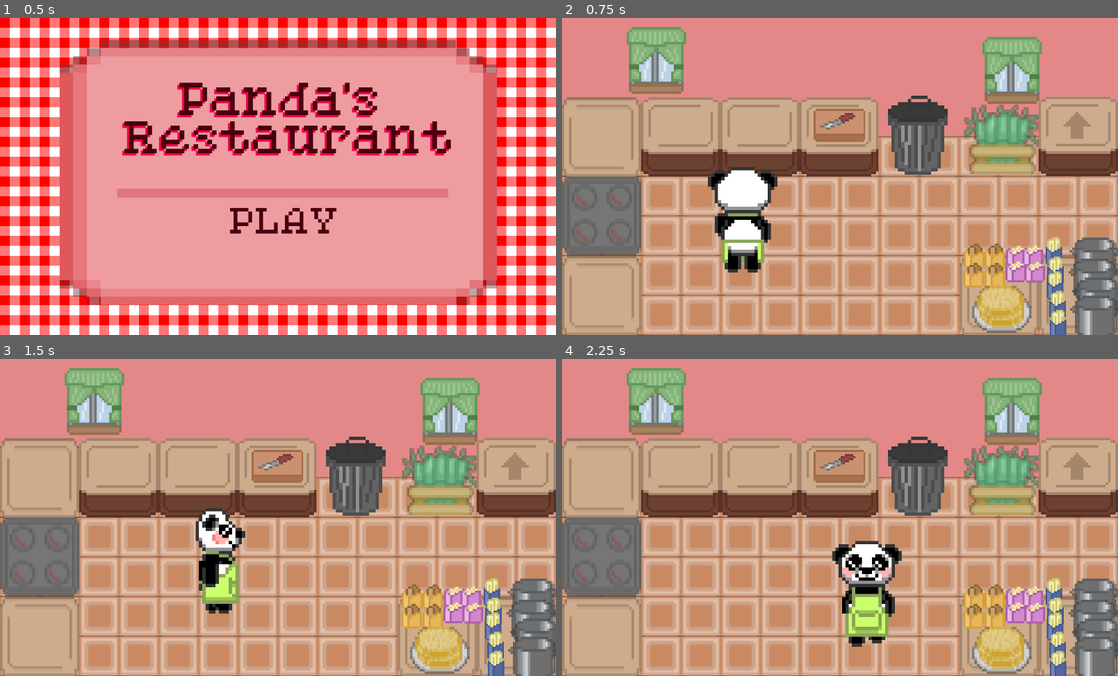
Above: before the commit, frames 1-4 (two rows, left to right).
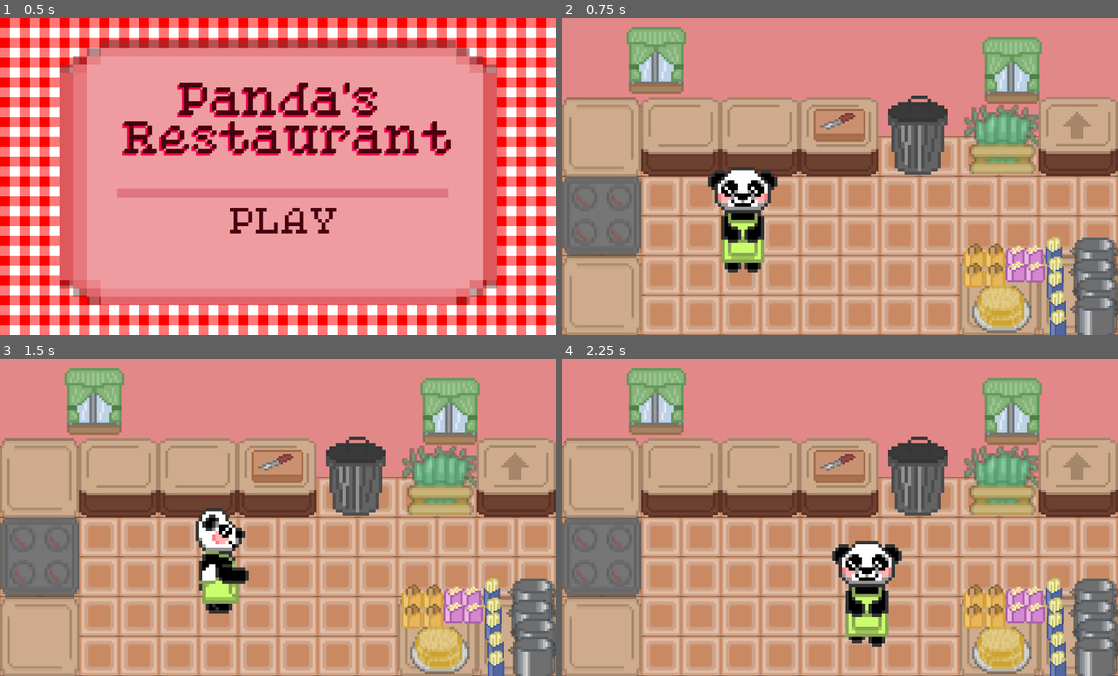
Above: after the commit, the same moments.

Repository: Paulina0612/Pandas_Restaurant
Game: Godot game, scene res://Scenes/Menu.tscn
The game is run twice, just before and just after one commit, with the same random seed, the same clock (stepped at 60 frames per second) and the same inputs.
Inputs:
- Up to frame 1 (0.5 s): no input
- Up to frame 2 (0.75 s): click "PLAY" at 0.5 s
- Up to frame 3 (1.5 s): tap Enter at 1.25 s; hold Right (ui_right) from 1.28 s (still down)
- Up to frame 4 (2.25 s): release Right (ui_right) at 2.03 s; hold Down (ui_down) from 2.03 s (still down)

Frame 1 is identical in both runs. In frame 2, 1.5% of the frame differs, in the area x 27-38%, y 51-78%; in frame 3, 0.5%; in frame 4, 0.6%.

Commit message:
Standing animations added.

Diff:
--- a/Scenes/Player.tscn
+++ b/Scenes/Player.tscn
@@ -1,17 +1,25 @@
-[gd_scene load_steps=22 format=3 uid="uid://3wxictvrov2"]
+[gd_scene load_steps=30 format=3 uid="uid://3wxictvrov2"]
 
 [ext_resource type="Script" uid="uid://c1u7st8em41o3" path="res://Scenes/player.gd" id="1_1iu4k"]
 [ext_resource type="Texture2D" uid="uid://cekmidtrddh6b" path="res://Assets/player/left/walking_1.png" id="1_bhhdu"]
 [ext_resource type="Texture2D" uid="uid://bjawixxtq1e7r" path="res://Assets/player/front/walking_1.png" id="1_kyqiw"]
 [ext_resource type="Texture2D" uid="uid://in53255u5741" path="res://Assets/player/front/walking_2.png" id="2_gntrk"]
 [ext_resource type="Texture2D" uid="uid://bc8uvlyv23m2y" path="res://Assets/player/back/walk_1.png" id="4_megsn"]
+[ext_resource type="Texture2D" uid="uid://ddakq2fwdv3hl" path="res://Assets/player/front/standing.png" id="4_u7x0b"]
+[ext_resource type="Texture2D" uid="uid://bgq364oen4kmi" path="res://Assets/player/front/standing_carrying.png" id="5_utwlt"]
 [ext_resource type="Texture2D" uid="uid://0b0xf73gybau" path="res://Assets/player/back/walk_2.png" id="5_yoq75"]
+[ext_resource type="Texture2D" uid="uid://b17nv0juj0gik" path="res://Assets/player/left/standing.png" id="6_kih0c"]
 [ext_resource type="Texture2D" uid="uid://duc8n76p1ou4" path="res://Assets/player/right/walking_1.png" id="6_ksbbd"]
 [ext_resource type="Texture2D" uid="uid://1ir6jauanrt1" path="res://Assets/player/right/walking_2.png" id="7_glx4g"]
+[ext_resource type="Texture2D" uid="uid://dy8thaow847ry" path="res://Assets/player/left/standing_carrying.png" id="7_lyrkg"]
+[ext_resource type="Texture2D" uid="uid://k0mv2nho83aq" path="res://Assets/player/right/standing.png" id="8_c43xd"]
 [ext_resource type="Texture2D" uid="uid://cmewhhwyi6o4y" path="res://Assets/player/left/walking_2.png" id="8_miouo"]
+[ext_resource type="Texture2D" uid="uid://cpog8bl28s1xo" path="res://Assets/player/right/standing_carrying.png" id="9_avx33"]
 [ext_resource type="Texture2D" uid="uid://ciol1nf43bpu4" path="res://Assets/player/front/walking_carrying_1.png" id="9_glx4g"]
 [ext_resource type="Texture2D" uid="uid://b61ny0effmh1t" path="res://Assets/player/front/walking_carrying_2.png" id="10_miouo"]
+[ext_resource type="Texture2D" uid="uid://8hvl8dmkvukx" path="res://Assets/player/back/standing.png" id="10_rxg2u"]
 [ext_resource type="Texture2D" uid="uid://cf5u5ejhvnoh4" path="res://Assets/player/back/walk_carrying_1.png" id="11_o3h8g"]
+[ext_resource type="Texture2D" uid="uid://dpdlpqb4gn0yk" path="res://Assets/player/back/standing_carrying.png" id="11_xixlo"]
 [ext_resource type="Texture2D" uid="uid://c0hhwn50jm6tm" path="res://Assets/player/back/walk_carrying_2.png" id="12_1e7my"]
 [ext_resource type="Texture2D" uid="uid://bdxm2chqulrls" path="res://Assets/player/right/walking_carrying_1.png" id="13_o3h8g"]
 [ext_resource type="Texture2D" uid="uid://bvmrj3ikwtcms" path="res://Assets/player/right/walking_carrying_2.png" id="14_1e7my"]
@@ -35,6 +43,70 @@
 }, {
 "frames": [{
 "duration": 1.0,
+"texture": ExtResource("4_u7x0b")
+}],
+"loop": true,
+"name": &"standing_down",
+"speed": 5.0
+}, {
+"frames": [{
+"duration": 1.0,
+"texture": ExtResource("5_utwlt")
+}],
+"loop": true,
+"name": &"standing_down_carrying",
+"speed": 5.0
+}, {
+"frames": [{
+"duration": 1.0,
+"texture": ExtResource("6_kih0c")
+}],
+"loop": true,
+"name": &"standing_left",
+"speed": 5.0
+}, {
+"frames": [{
+"duration": 1.0,
+"texture": ExtResource("7_lyrkg")
+}],
+"loop": true,
+"name": &"standing_left_carrying",
+"speed": 5.0
+}, {
+"frames": [{
+"duration": 1.0,
+"texture": ExtResource("8_c43xd")
+}],
+"loop": true,
+"name": &"standing_right",
+"speed": 5.0
+}, {
+"frames": [{
+"duration": 1.0,
+"texture": ExtResource("9_avx33")
+}],
+"loop": true,
+"name": &"standing_right_carrying",
+"speed": 5.0
+}, {
+"frames": [{
+"duration": 1.0,
+"texture": ExtResource("10_rxg2u")
+}],
+"loop": true,
+"name": &"standing_up",
+"speed": 5.0
+}, {
+"frames": [{
+"duration": 1.0,
+"texture": ExtResource("11_xixlo")
+}],
+"loop": true,
+"name": &"standing_up_carrying",
+"speed": 5.0
+}, {
+"frames": [{
+"duration": 1.0,
 "texture": ExtResource("1_kyqiw")
 }, {
 "duration": 1.0,
@@ -134,7 +206,7 @@
 position = Vector2(5, 0)
 scale = Vector2(8, 8)
 sprite_frames = SubResource("SpriteFrames_1iu4k")
-animation = &"cutting"
+animation = &"standing_up_carrying"
 
 [node name="CollisionShape2D" type="CollisionShape2D" parent="."]
 position = Vector2(1, 0)
--- a/Scenes/player.gd
+++ b/Scenes/player.gd
@@ -3,11 +3,14 @@
 @export var speed = 400 # How fast the player will move (pixels/sec).
 var screen_size # Size of the game window.
 var if_cutting = false
-var if_carrying = false
+var if_carrying = true
+var dir = Vector2.ZERO
 
 # Called when the node enters the scene tree for the first time.
 func _ready():
 	screen_size = get_viewport_rect().size
+	$AnimatedSprite2D.animation = "standing_down"
+	dir = Vector2.DOWN
 
 
 # Called every frame. 'delta' is the elapsed time since the previous frame.
@@ -18,12 +21,16 @@
 		var panda_velocity = Vector2.ZERO # The player's movement vector.
 		if Input.is_action_pressed("ui_right"):
 			panda_velocity.x += 1
+			dir = Vector2.RIGHT
 		if Input.is_action_pressed("ui_left"):
 			panda_velocity.x -= 1
+			dir = Vector2.LEFT
 		if Input.is_action_pressed("ui_down"):
 			panda_velocity.y += 1
+			dir = Vector2.DOWN
 		if Input.is_action_pressed("ui_up"):
 			panda_velocity.y -= 1
+			dir = Vector2.UP
 
 		if panda_velocity.length() > 0:
 			panda_velocity = panda_velocity.normalized() * speed
@@ -54,6 +61,27 @@
 				$AnimatedSprite2D.animation = "walk_up_carrying"
 			elif panda_velocity.y > 0:
 				$AnimatedSprite2D.animation = "walk_down_carrying"
+
+		if velocity == Vector2.ZERO:
+			if if_carrying:
+				if dir == Vector2.DOWN:
+					$AnimatedSprite2D.animation = "standing_down_carrying"
+				elif dir == Vector2.UP:
+					$AnimatedSprite2D.animation = "standing_up_carrying"
+				elif dir == Vector2.RIGHT:
+					$AnimatedSprite2D.animation = "standing_right_carrying"
+				elif dir == Vector2.LEFT:
+					$AnimatedSprite2D.animation = "standing_left_carrying"
+			else:
+				if dir == Vector2.DOWN:
+					$AnimatedSprite2D.animation = "standing_down"
+				elif dir == Vector2.UP:
+					$AnimatedSprite2D.animation = "standing_up"
+				elif dir == Vector2.RIGHT:
+					$AnimatedSprite2D.animation = "standing_right"
+				elif dir == Vector2.LEFT:
+					$AnimatedSprite2D.animation = "standing_left"
+
 	else:
 		$AnimatedSprite2D.animation = "cutting"
 
